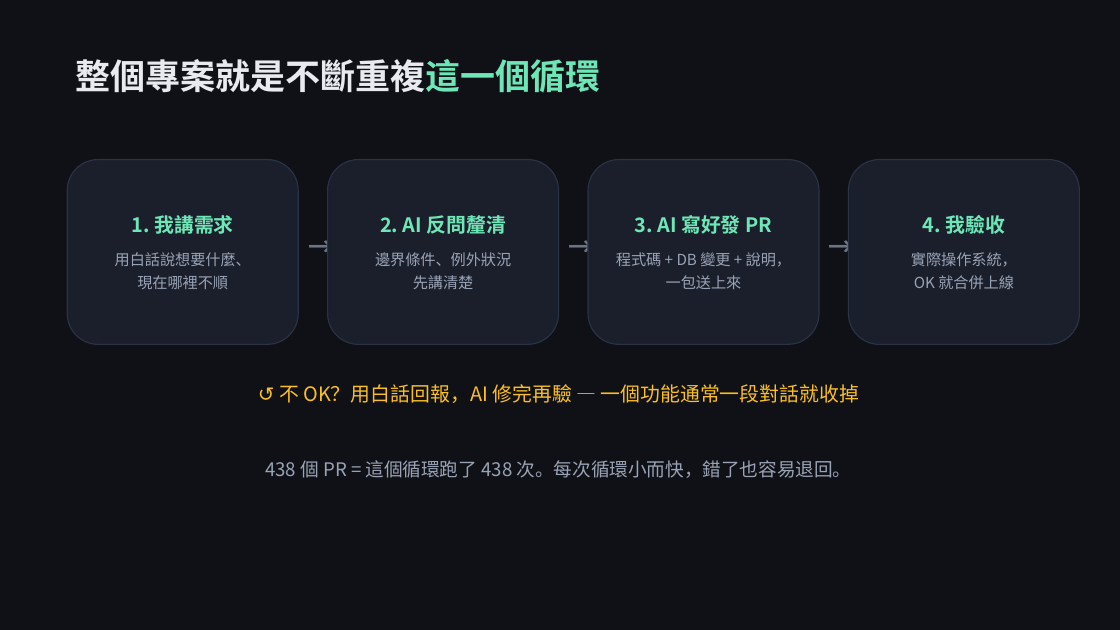
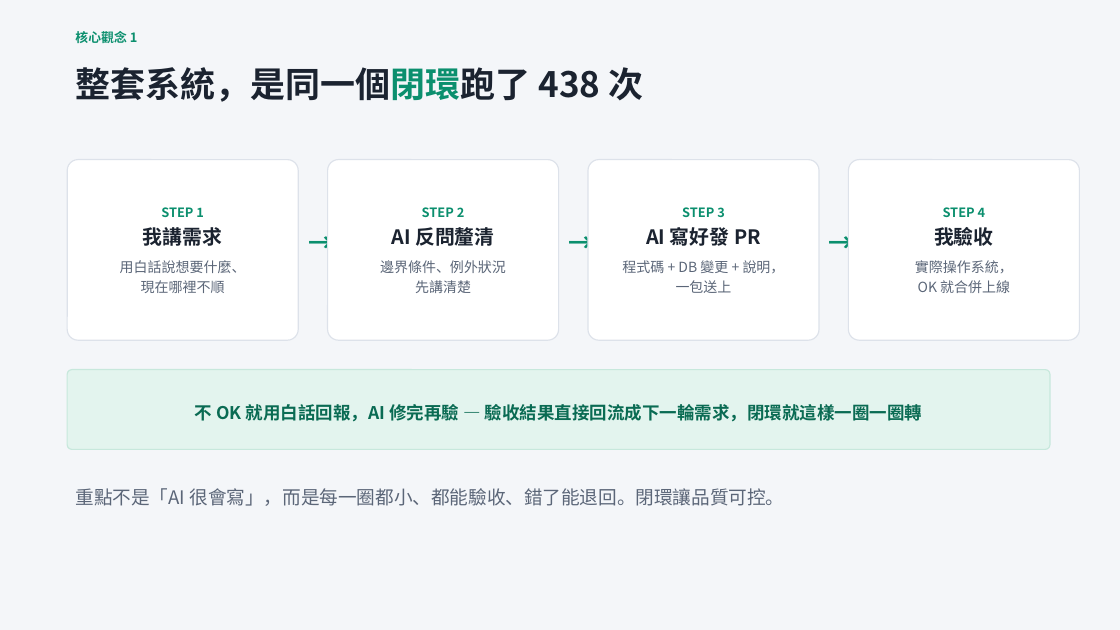
Before and after one commit to lt-foods/new_erp, a slide deck: slide 4 of docs/簡報-AI零程式碼開發ERP分享.pptx. Drawn at 1120x630 pixels with LibreOffice and Linux fonts; fonts in the diff are those of the drawing. Boxes give left, top, right and bottom in pixels: in the first picture for what was removed or moved away, otherwise in the second. Text is boxed around its words. In the diff, an @@ line names an element or a change of style, - is before the commit and + after.

```diff
--- a/docs/簡報-AI零程式碼開發ERP分享.pptx
+++ b/docs/簡報-AI零程式碼開發ERP分享.pptx
@@ background #0F1117 to #F4F6F9 @@
@@ text added at (75, 31, 138, 43), 11 pt, text #0B8F6E, bold @@
+核心觀念 1
@@ text at (75, 67, 643, 102): text changed; text colour #E8EAF0 to #1B2330 @@
-整個專案就是不斷重複這一個循環
+整套系統，是同一個閉環跑了 438 次
@@ rounded rectangle "STEP 1": place and size @@
-rounded rectangle "STEP 1" at (67, 160, 298, 344)
+rounded rectangle "STEP 1" at (67, 160, 298, 340)
@@ rounded rectangle "STEP 2": place and size @@
-rounded rectangle "STEP 2" at (328, 160, 559, 344)
+rounded rectangle "STEP 2" at (328, 160, 559, 340)
@@ fill #1A1F2B to #FFFFFF; outline #2A3245 1 pt to #DDE2EA 1 pt; proportions changed in 4 elements at (67, 160, 298, 340), (328, 160, 559, 340), (849, 160, 1080, 340), (588, 160, 819, 340) @@
@@ rounded rectangle "STEP 3": place and size @@
-rounded rectangle "STEP 3" at (588, 160, 819, 344)
+rounded rectangle "STEP 3" at (588, 160, 819, 340)
@@ rounded rectangle "STEP 4": place and size @@
-rounded rectangle "STEP 4" at (849, 160, 1080, 344)
+rounded rectangle "STEP 4" at (849, 160, 1080, 340)
@@ text in rounded rectangle at (143, 207, 222, 246): text changed; size 17 to 11 pt; text colour #6EE7B7 to #0B8F6E @@
-1. 我講需求
+STEP 1
+我講需求
@@ text in rounded rectangle at (391, 207, 494, 246): text changed; text colour #6EE7B7 to #1B2330 @@
-2. AI 反問釐清
+STEP 2
+AI 反問釐清
@@ text in rounded rectangle at (646, 207, 761, 246): text changed; text colour #6EE7B7 to #1B2330 @@
-3. AI 寫好發 PR
+STEP 3
+AI 寫好發 PR
@@ text in rounded rectangle at (934, 207, 994, 246): text changed; size 17 to 11 pt; text colour #6EE7B7 to #0B8F6E @@
-4. 我驗收
+STEP 4
+我驗收
@@ text colour #6B7385 to #0B8F6E in 3 elements at (300, 223, 328, 273), (560, 223, 588, 273), (821, 223, 849, 273) @@
@@ text in rounded rectangle at (120, 260, 246, 293): size 13 to 12 pt, text colour #9AA3B5 to #5B6678 in "用白話說想要什麼、", "現在哪裡不順"; line spacing 1.25 to 1.2 @@
@@ text in rounded rectangle at (380, 260, 506, 293): size 13 to 12 pt, text colour #9AA3B5 to #5B6678 in "邊界條件、例外狀況", "先講清楚"; line spacing 1.25 to 1.2 @@
@@ text in rounded rectangle at (622, 260, 785, 273): size 13 to 12 pt, text colour #9AA3B5 to #5B6678 in "程式碼 + DB 變更 + 說明，"; line spacing 1.25 to 1.2 @@
@@ text in rounded rectangle at (915, 260, 1013, 293): size 13 to 12 pt, text colour #9AA3B5 to #5B6678 in "實際操作系統，", "OK 就合併上線"; line spacing 1.25 to 1.2 @@
@@ text in rounded rectangle at (676, 280, 732, 293): text changed; size 13 to 12 pt; text colour #9AA3B5 to #5B6678 @@
-一包送上來
+一包送上
@@ rounded rectangle "不 OK 就用白話回報，AI 修完再驗 — ...": place and size @@
-rounded rectangle "不 OK 就用白話回報，AI 修完再驗 — ..." at (279, 384, 859, 403)
+rounded rectangle "不 OK 就用白話回報，AI 修完再驗 — ..." at (67, 370, 1050, 450)
@@ rounded rectangle "不 OK 就用白話回報，AI 修完再驗 — ..." at (67, 370, 1050, 450): vertical alignment top to middle; fill none to #E3F4EE; outline none to #C7E8DC 1 pt @@
@@ text in rounded rectangle at (195, 404, 922, 422): text changed; size 17 to 15 pt; text colour #FBBF24 to #0A6B53; bold on @@
-↺ 不 OK？用白話回報，AI 修完再驗 — 一個功能通常一段對話就收掉
+不 OK 就用白話回報，AI 修完再驗 — 驗收結果直接回流成下一輪需求，閉環就這樣一圈一圈轉
@@ text removed at (265, 460, 852, 478) @@
-438 個 PR = 這個循環跑了 438 次。每次循環小而快，錯了也容易退回。
@@ text added at (75, 488, 784, 506), 16 pt, text #5B6678 @@
+重點不是「AI 很會寫」，而是每一圈都小、都能驗收、錯了能退回。閉環讓品質可控。
```
Also in this commit, not shown: 8 other slides changed, 3 slides added, 1 slide removed, 1 other file.
